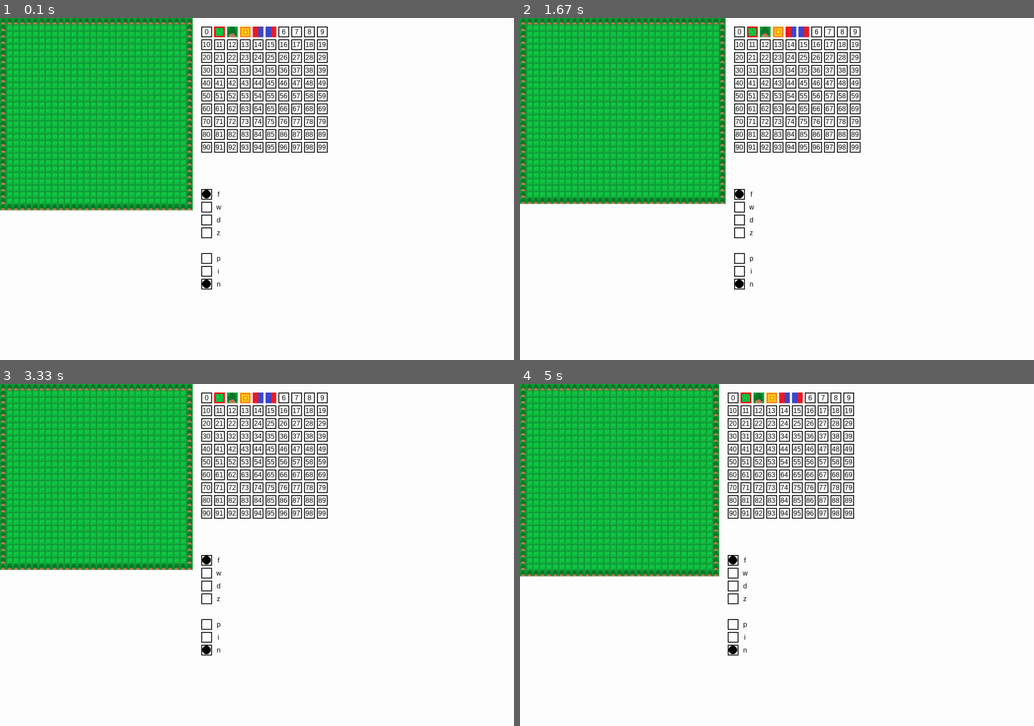
Above: before the commit, frames 1-4 (two rows, left to right).
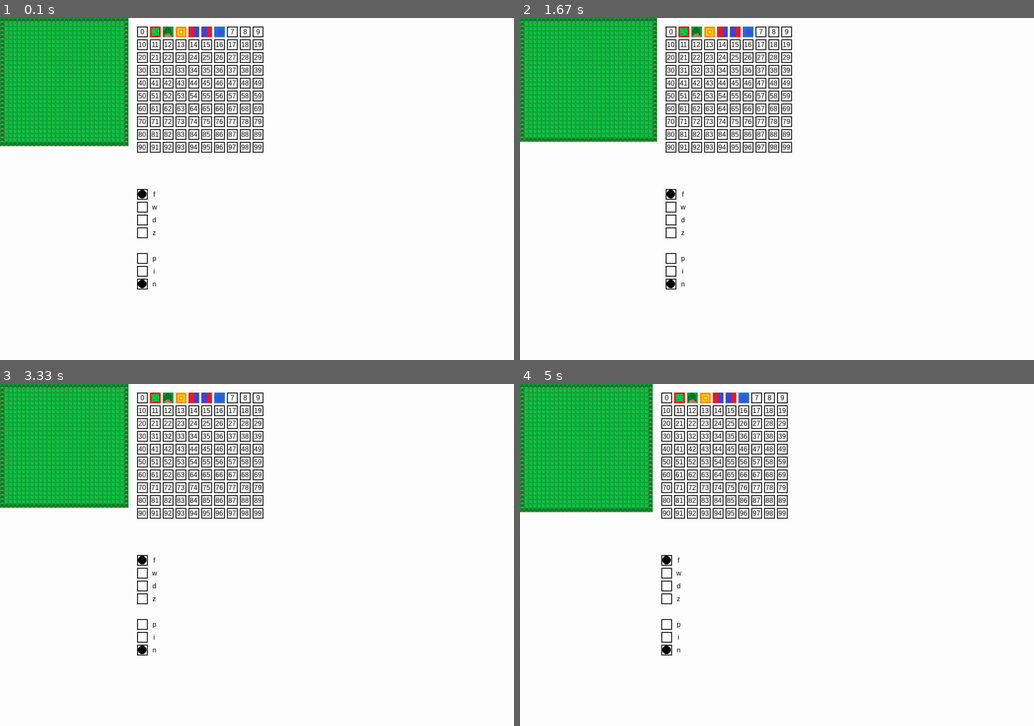
Above: after the commit, the same moments.

Repository: LWhite200/pygames
Game: pygame game, started from Isometric/grid Maker/gridMaker.py
Two runs of this game, one before a commit and one after it. Both use one fixed random seed, a clock stepped at 60 frames per second and the inputs below.
Inputs:
- Up to frame 1 (0.1 s): no input
- Up to frame 2 (1.67 s): hold Right 0.33-0.8 s; hold Up 0.83-1.13 s; hold Right 1.17-1.63 s
- Up to frame 3 (3.33 s): hold Left 1.67-2.2 s; hold Down 2.23-2.53 s; hold Left 2.57-2.97 s; hold Up from 3 s (still down)
- Up to frame 4 (5 s): release Up at 3.37 s; hold Right 3.4-4.03 s; hold Down 4.07-4.43 s; hold Left 4.47-4.93 s; hold Right from 4.97 s (still down)

The runs differ from the first frame. In frame 1, 20% of the frame differs, in the area x 0-64%, y 0-80%; in frame 2, 22%, in the area x 0-67%, y 0-80%; in frame 3, 19%; in frame 4, 22%.

Commit message:
Add files via upload

Diff:
--- a/Isometric/grid Maker/gridMaker.py
+++ b/Isometric/grid Maker/gridMaker.py
@@ -24,7 +24,7 @@
 pygame.font.init()
 FONT = pygame.font.SysFont("Arial", 16)
 
-TILE_SIZE = 15
+TILE_SIZE = 10
 GRID_WIDTH, GRID_HEIGHT = 30, 30
 
 numWarps = 0  # Amount of "11 divisible"
--- /dev/null
+++ b/Isometric/grid Maker/start.txt
@@ -0,0 +1,13 @@
+start = [
+    ["2w|n|", "2w|n|", "2w|n|", "2w|n|", "2w|n|", "2w|n|", "2w|n|", "2w|n|", "6f|n|", "6f|n|", "6f|n|"],
+    ["2w|n|", "1f|n|", "1f|n|", "1f|n|", "1f|n|", "1f|n|", "1f|n|", "1f|n|", "6f|n|", "6f|n|", "6f|n|"],
+    ["2w|n|", "1f|n|", "1f|n|", "1f|n|", "1f|n|", "1f|n|", "1f|n|", "1f|n|", "6f|n|", "6f|n|", "6f|n|"],
+    ["2w|n|", "1f|n|", "1f|n|", "1f|n|", "1f|n|", "1f|n|", "1f|n|", "1f|n|", "1f|n|", "1f|n|", "1f|n|"],
+    ["2w|n|", "1f|n|", "1f|n|", "1f|n|", "1f|n|", "1f|n|", "1f|n|", "1f|n|", "6f|n|", "6f|n|", "6f|n|"],
+    ["2w|n|", "1f|n|", "1f|n|", "1f|n|", "1f|n|", "1f|n|", "1f|n|", "1f|n|", "6f|n|", "6f|n|", "6f|n|"],
+    ["2w|n|", "1f|n|", "1f|n|", "1f|n|", "1f|n|", "1f|n|", "6f|n|", "6f|n|", "6f|n|", "6f|n|", "6f|n|"],
+    ["2w|n|", "1f|n|", "1f|n|", "6f|n|", "6f|n|", "1f|n|", "6f|n|", "6f|n|", "6f|n|", "6f|n|", "6f|n|"],
+    ["6f|n|", "6f|n|", "6f|n|", "6f|n|", "6f|n|", "1f|n|", "6f|n|", "6f|n|", "6f|n|", "6f|n|", "6f|n|"],
+    ["6f|n|", "6f|n|", "6f|n|", "6f|n|", "6f|n|", "1f|n|", "6f|n|", "6f|n|", "6f|n|", "6f|n|", "6f|n|"],
+    ["6f|n|", "6f|n|", "6f|n|", "6f|n|", "6f|n|", "1f|n|", "6f|n|", "6f|n|", "6f|n|", "6f|n|", "6f|n|"],
+]
--- a/Isometric/worldMap.py
+++ b/Isometric/worldMap.py
@@ -1,211 +1,48 @@
-# Only have 0, 1, 2 tiles for now. 0 is nothing, 1 is grass, 2 is a wall and or tree
-# warp zones = 44
+curMap = [[]]        # 2d array  | integers + letter  ' 32f or 99w
+curObjects = [[]]    # hash map  | x,y,type,item_id,number
+curWalls = []        # hash map  | (x,y)
 
-# the object names will be capitalized while the grid's name will not be
-
-startingArea = "warpTest"
-sAs = 0
-
-Areas = []
-
-class Area:
-    def __init__(self, name, warp):
-        self.name = name
-        self.warp = warp  # tuple, first one is the place where it is a warp
-                          # while the second is a tuple with the name of area and their warp zone
-
-    def sendWarp(self, number):
-        if self.warp[number]:  # Checking if a warp exists for that index
-            return self.warp[number][1]  # return the name of the target area
-
-def getNameWarp(curName, curPosition):
-    # Look for the area object that matches curName
-    for area in Areas:
-        if area.name.lower() == curName.lower():  # Match area name (case insensitive)
-            # Iterate through the warp list of the area
-            for warp in area.warp:
-                if warp[0] == curPosition:  # If the current position matches a warp
-                    print(f"Warp found: {warp}")  # Debug statement
-                    return (warp[1][0].lower(), warp[1][1])  # Return the tuple with the new area name and new tile number
-    print(f"No warp found for {curName} at position {curPosition}")  # Debug statement
-    return curName, curPosition  # Return the current name and position if no warp is found
-
-# Returns the grid of a certain name
-def getArea(cur):
-    """
-    Returns the grid of a certain name by dynamically accessing the global variables.
-    Converts the input string to lowercase to match the grid variable names.
-    """
-    cur = cur.lower()  # Convert to lowercase to match variable names
-    try:
-        # Use globals() to dynamically access the grid variable
-        grid = globals().get(cur)
-        if grid is not None:
-            return grid
-        else:
-            print(f"Grid '{cur}' not found.")
-            return []  # Return an empty list if the grid is not found
-    except Exception as e:
-        print(f"Error accessing grid '{cur}': {e}")
-        return []  # Return an empty list in case of any error
-
-# Returns the position player warped or started on
-def getPosition(cur, next):
-    grid = getArea(cur.lower())  # Convert string to grid
-
-    for i in range(len(grid)):
-        for j in range(len(grid[0])):
-            if grid[i][j] == next:
-                return (i, j)  # Return (i, j) as the position of the "next" value
-
-# -------------------------------------------------------------------------
-# -------------------------------------------------------------------------
-
-bird = [
-    [2, 2, 2, 2, 2, 2, 2, 2, 2, 2],
-    [2, 2, 2, 2, 2, 2, 2, 2, 2, 2],
-    [2, 2, 2, 2, 11, 1, 2, 2, 2, 2],
-    [2, 2, 2, 1, 1, 1, 1, 2, 2, 2],
-    [2, 2, 1, 1, 1, 1, 1, 1, 2, 2],
-    [2, 2, 1, 1, 1, 1, 1, 1, 2, 2],
-    [2, 2, 2, 1, 1, 1, 1, 2, 2, 2],
-    [2, 2, 2, 2, 1, 22, 2, 2, 2, 2],
-    [2, 2, 2, 2, 2, 2, 2, 2, 2, 2],
-    [2, 2, 2, 2, 2, 2, 2, 2, 2, 2],
+start = [
+    ["2w|n|", "2w|n|", "2w|n|", "2w|n|", "2w|n|", "2w|n|", "2w|n|", "2w|n|", "6f|n|", "6f|n|", "6f|n|"],
+    ["2w|n|", "1f|n|", "1f|n|", "1f|n|", "1f|n|", "1f|n|", "1f|n|", "1f|n|", "6f|n|", "6f|n|", "6f|n|"],
+    ["2w|n|", "1f|n|", "1f|n|", "1f|n|", "1f|n|", "1f|n|", "1f|n|", "1f|n|", "6f|n|", "6f|n|", "6f|n|"],
+    ["2w|n|", "1f|n|", "1f|n|", "1f|n|", "1f|n|", "1f|n|", "1f|n|", "1f|n|", "1f|n|", "1f|n|", "1f|n|"],
+    ["2w|n|", "1f|n|", "1f|n|", "1f|n|", "1f|n|", "1f|n|", "1f|n|", "1f|n|", "6f|n|", "6f|n|", "6f|n|"],
+    ["2w|n|", "1f|n|", "1f|n|", "1f|n|", "1f|n|", "1f|n|", "1f|n|", "1f|n|", "6f|n|", "6f|n|", "6f|n|"],
+    ["2w|n|", "1f|n|", "1f|n|", "1f|n|", "1f|n|", "1f|n|", "6f|n|", "6f|n|", "6f|n|", "6f|n|", "6f|n|"],
+    ["2w|n|", "1f|n|", "1f|n|", "6f|n|", "6f|n|", "1f|n|", "6f|n|", "6f|n|", "6f|n|", "6f|n|", "6f|n|"],
+    ["6f|n|", "6f|n|", "6f|n|", "6f|n|", "6f|n|", "1f|n|", "6f|n|", "6f|n|", "6f|n|", "6f|n|", "6f|n|"],
+    ["6f|n|", "6f|n|", "6f|n|", "6f|n|", "6f|n|", "1f|n|", "6f|n|", "6f|n|", "6f|n|", "6f|n|", "6f|n|"],
+    ["6f|n|", "6f|n|", "6f|n|", "6f|n|", "6f|n|", "1f|n|", "6f|n|", "6f|n|", "6f|n|", "6f|n|", "6f|n|"],
 ]
 
-ele = [
-    [2, 2, 2, 2, 2, 2, 2, 2, 2, 2],
-    [2, 11, 1, 1, 2, 2, 1, 1, 1, 2],
-    [2, 1, 1, 1, 2, 2, 1, 1, 1, 2],
-    [2, 1, 1, 1, 2, 2, 1, 1, 1, 2],
-    [2, 2, 2, 1, 1, 1, 1, 2, 2, 2],
-    [2, 2, 2, 1, 1, 1, 1, 2, 2, 2],
-    [2, 1, 1, 1, 2, 2, 1, 1, 1, 2],
-    [2, 1, 1, 1, 2, 2, 1, 1, 1, 2],
-    [2, 1, 1, 1, 2, 2, 1, 1, 22, 2],
-    [2, 2, 2, 2, 2, 2, 2, 2, 2, 2],
-]
+# Reads the array and separates information
+def getMap(mapName):
+    global curMap, curObjects, curWalls
+    curMap = globals().get(mapName, None)  # global 2d array of the same name
+    res = []  # Initialize res as an empty list
 
-field = [
-    [2, 2, 2, 2, 2, 2, 2, 2, 2, 2, 2, 2, 2, 2, 2, 2, 2, 2, 2, 2, 2, 2, 2, 2, 2, 2, 2, 2, 2, 2, 2, 2, 2, 2, 2, 2, 2, 2],
-    [2, 2, 2, 2, 2, 2, 2, 2, 2, 2, 2, 2, 2, 2, 2, 2, 2, 2, 2, 2, 2, 2, 2, 2, 2, 2, 2, 2, 2, 2, 2, 2, 2, 2, 2, 2, 2, 2],
-    [2, 2, 2, 2, 2, 2, 2, 2, 2, 2, 2, 2, 2, 2, 2, 2, 2, 2, 2, 2, 2, 2, 2, 2, 2, 2, 2, 2, 2, 2, 2, 2, 2, 2, 2, 2, 2, 2],
-    [2, 2, 2, 2, 2, 2, 2, 2, 2, 2, 2, 2, 2, 2, 2, 2, 2, 2, 2, 2, 2, 2, 2, 2, 2, 2, 2, 2, 2, 2, 2, 2, 2, 2, 2, 2, 2, 2],
-    [2, 2, 2, 2, 11, 1, 1, 1, 1, 1, 1, 1, 1, 1, 1, 1, 1, 1, 1, 1, 1, 1, 1, 1, 1, 1, 1, 1, 1, 1, 1, 1, 1, 1, 2, 2, 2, 2],
-    [2, 2, 2, 2, 1, 1, 1, 1, 1, 1, 1, 1, 1, 1, 1, 1, 1, 1, 1, 1, 1, 1, 1, 1, 1, 1, 1, 1, 1, 1, 1, 1, 1, 1, 2, 2, 2, 2],
-    [2, 2, 2, 2, 1, 1, 1, 1, 1, 1, 1, 1, 1, 1, 1, 1, 1, 1, 1, 1, 1, 1, 1, 1, 1, 1, 2, 1, 2, 1, 1, 1, 1, 1, 2, 2, 2, 2],
-    [2, 2, 2, 2, 1, 1, 1, 1, 1, 1, 1, 1, 1, 1, 1, 1, 1, 1, 1, 2, 1, 1, 1, 1, 1, 1, 1, 2, 1, 1, 1, 1, 1, 1, 2, 2, 2, 2],
-    [2, 2, 2, 2, 1, 1, 1, 1, 1, 1, 1, 2, 1, 1, 1, 1, 1, 1, 2, 1, 2, 1, 1, 1, 1, 1, 2, 1, 2, 1, 1, 1, 1, 1, 2, 2, 2, 2],
-    [2, 2, 2, 2, 1, 1, 1, 1, 1, 1, 2, 1, 2, 1, 1, 1, 1, 1, 1, 2, 1, 1, 1, 1, 1, 1, 1, 1, 1, 1, 1, 1, 1, 1, 2, 2, 2, 2],
-    [2, 2, 2, 2, 1, 1, 1, 1, 1, 1, 1, 2, 1, 1, 1, 1, 1, 1, 1, 1, 1, 1, 1, 2, 1, 1, 1, 1, 1, 1, 1, 1, 1, 1, 2, 2, 2, 2],
-    [2, 2, 2, 2, 1, 1, 1, 1, 1, 1, 1, 1, 1, 1, 1, 1, 1, 1, 1, 1, 1, 1, 2, 1, 2, 1, 1, 1, 1, 1, 1, 1, 1, 1, 2, 2, 2, 2],
-    [2, 2, 2, 2, 1, 1, 1, 1, 1, 1, 1, 1, 1, 2, 1, 1, 1, 1, 1, 1, 1, 1, 1, 2, 1, 1, 1, 1, 1, 1, 1, 1, 1, 1, 2, 2, 2, 2],
-    [2, 2, 2, 2, 1, 1, 1, 1, 1, 1, 1, 1, 2, 1, 2, 1, 1, 1, 1, 1, 1, 1, 1, 1, 1, 1, 1, 1, 1, 1, 1, 1, 1, 1, 2, 2, 2, 2],
-    [2, 2, 2, 2, 1, 1, 1, 1, 1, 1, 1, 1, 1, 2, 1, 1, 1, 1, 1, 1, 1, 1, 1, 1, 1, 1, 1, 1, 1, 1, 1, 1, 1, 1, 2, 2, 2, 2],
-    [2, 2, 2, 2, 1, 1, 1, 1, 2, 2, 1, 1, 1, 1, 1, 1, 1, 1, 1, 1, 1, 1, 1, 1, 1, 1, 1, 1, 1, 2, 1, 2, 1, 1, 2, 2, 2, 2],
-    [2, 2, 2, 2, 1, 1, 1, 1, 1, 1, 2, 1, 1, 1, 1, 1, 1, 1, 1, 1, 1, 1, 1, 1, 1, 1, 1, 1, 1, 1, 2, 1, 1, 1, 2, 2, 2, 2],
-    [2, 2, 2, 2, 1, 1, 1, 1, 1, 1, 1, 2, 1, 1, 1, 1, 1, 1, 1, 1, 1, 1, 1, 1, 1, 1, 1, 1, 1, 2, 1, 2, 1, 1, 2, 2, 2, 2],
-    [2, 2, 2, 2, 1, 1, 1, 1, 1, 1, 1, 1, 1, 1, 1, 1, 1, 1, 1, 1, 1, 2, 1, 1, 1, 1, 1, 1, 1, 1, 1, 1, 1, 1, 2, 2, 2, 2],
-    [2, 2, 2, 2, 1, 1, 1, 1, 1, 1, 1, 1, 1, 1, 1, 1, 1, 1, 1, 1, 2, 1, 2, 1, 1, 1, 1, 1, 1, 1, 1, 1, 1, 1, 2, 2, 2, 2],
-    [2, 2, 2, 2, 1, 1, 1, 1, 1, 1, 1, 1, 1, 1, 1, 1, 1, 1, 1, 1, 1, 2, 1, 1, 1, 1, 1, 1, 1, 1, 1, 1, 1, 1, 2, 2, 2, 2],
-    [2, 2, 2, 2, 1, 1, 1, 1, 1, 1, 1, 1, 1, 1, 1, 1, 1, 1, 1, 1, 1, 1, 1, 1, 1, 1, 1, 1, 1, 1, 1, 1, 1, 1, 2, 2, 2, 2],
-    [2, 2, 2, 2, 1, 1, 1, 1, 1, 1, 1, 1, 1, 1, 1, 1, 1, 1, 1, 1, 1, 1, 1, 1, 1, 1, 1, 1, 1, 1, 1, 1, 1, 1, 2, 2, 2, 2],
-    [2, 2, 2, 2, 1, 1, 1, 1, 1, 2, 2, 1, 1, 1, 1, 1, 1, 1, 1, 1, 1, 1, 1, 1, 1, 1, 1, 1, 1, 1, 1, 1, 1, 1, 2, 2, 2, 2],
-    [2, 2, 2, 2, 1, 1, 1, 1, 2, 1, 1, 2, 1, 1, 1, 1, 1, 1, 1, 1, 1, 1, 1, 1, 1, 1, 1, 1, 1, 1, 1, 1, 1, 1, 2, 2, 2, 2],
-    [2, 2, 2, 2, 1, 1, 1, 1, 2, 1, 1, 2, 1, 1, 1, 1, 1, 1, 1, 1, 1, 1, 1, 1, 1, 1, 1, 1, 1, 1, 1, 1, 1, 22, 2, 2, 2, 2],
-    [2, 2, 2, 2, 2, 2, 2, 2, 2, 2, 2, 2, 2, 2, 2, 2, 2, 2, 2, 2, 2, 2, 2, 2, 2, 2, 2, 2, 2, 2, 2, 2, 2, 2, 2, 2, 2, 2],
-    [2, 2, 2, 2, 2, 2, 2, 2, 2, 2, 2, 2, 2, 2, 2, 2, 2, 2, 2, 2, 2, 2, 2, 2, 2, 2, 2, 2, 2, 2, 2, 2, 2, 2, 2, 2, 2, 2],
-    [2, 2, 2, 2, 2, 2, 2, 2, 2, 2, 2, 2, 2, 2, 2, 2, 2, 2, 2, 2, 2, 2, 2, 2, 2, 2, 2, 2, 2, 2, 2, 2, 2, 2, 2, 2, 2, 2],
-    [2, 2, 2, 2, 2, 2, 2, 2, 2, 2, 2, 2, 2, 2, 2, 2, 2, 2, 2, 2, 2, 2, 2, 2, 2, 2, 2, 2, 2, 2, 2, 2, 2, 2, 2, 2, 2, 2],
-]
+    for i in range(len(curMap)):
+        row = []  # Initialize a new row
+        for j in range(len(curMap[0])):
+            # string "2w|n|"
+            curString = curMap[i][j].split("|")
+            row.append(curString[0])  # Append the first element of curString to the row
 
-gir = [
-    [2, 2, 2, 2, 2, 2, 2, 2, 2, 2, 2, 2, 2, 2, 2, 2, 2, 2, 2, 2],
-    [2, 1, 1, 1, 1, 1, 1, 1, 1, 11, 1, 1, 1, 1, 1, 1, 1, 1, 1, 2],
-    [2, 1, 1, 1, 1, 1, 1, 1, 1, 1, 1, 1, 1, 1, 1, 1, 1, 1, 1, 2],
-    [2, 2, 2, 2, 2, 2, 2, 1, 1, 1, 1, 1, 2, 2, 2, 2, 2, 2, 2, 2],
-    [2, 1, 1, 1, 1, 1, 1, 1, 1, 1, 1, 1, 1, 1, 1, 1, 1, 1, 1, 2],
-    [2, 1, 1, 1, 1, 1, 1, 1, 1, 1, 1, 1, 1, 1, 1, 1, 1, 1, 1, 2],
-    [2, 1, 1, 1, 1, 1, 1, 1, 1, 1, 1, 1, 1, 1, 1, 1, 1, 1, 1, 2],
-    [2, 1, 1, 1, 1, 1, 1, 1, 1, 1, 1, 1, 1, 1, 1, 1, 1, 1, 1, 2],
-    [2, 1, 1, 1, 1, 1, 1, 1, 1, 1, 1, 1, 1, 1, 1, 1, 1, 1, 1, 2],
-    [2, 1, 2, 2, 2, 2, 2, 2, 2, 1, 2, 2, 2, 2, 2, 2, 2, 2, 2, 2],
-    [2, 1, 1, 1, 1, 1, 1, 1, 1, 1, 1, 1, 1, 1, 1, 1, 1, 1, 1, 2],
-    [2, 1, 1, 1, 1, 1, 1, 1, 1, 1, 1, 1, 1, 1, 1, 1, 1, 1, 1, 2],
-    [2, 1, 1, 1, 1, 1, 1, 1, 1, 1, 1, 1, 1, 1, 1, 1, 1, 1, 1, 2],
-    [2, 1, 1, 1, 1, 1, 1, 1, 1, 1, 1, 1, 1, 1, 1, 1, 1, 1, 1, 2],
-    [2, 1, 1, 1, 1, 1, 1, 1, 1, 1, 1, 1, 1, 1, 1, 1, 1, 1, 1, 2],
-    [2, 2, 2, 2, 2, 2, 2, 1, 1, 1, 1, 1, 2, 2, 2, 2, 2, 2, 2, 2],
-    [2, 1, 1, 1, 1, 1, 1, 1, 1, 1, 1, 1, 1, 1, 1, 1, 1, 1, 1, 2],
-    [2, 1, 1, 1, 1, 1, 1, 1, 1, 22, 1, 1, 1, 1, 1, 1, 1, 1, 1, 2],
-    [2, 2, 2, 2, 2, 2, 2, 2, 2, 2, 2, 2, 2, 2, 2, 2, 2, 2, 2, 2],
-]
+            if "d" in curString[0]:  # Check if "d" is in the first part of the string
+                curWalls.append((i, j))  # Add the coordinate to curWalls
 
-park = [
-    [2, 2, 2, 2, 2, 2, 2, 2, 2, 2, 2, 2, 2, 2, 2, 2, 2, 2, 2, 2, 2, 2, 2, 2, 2, 2, 2, 2, 2],
-    [2, 2, 2, 2, 2, 2, 2, 2, 2, 2, 2, 2, 2, 2, 2, 2, 2, 2, 2, 2, 2, 2, 2, 2, 2, 2, 2, 2, 2],
-    [2, 2, 2, 2, 2, 2, 2, 2, 2, 2, 2, 2, 2, 2, 2, 2, 2, 2, 2, 2, 2, 22, 2, 2, 2, 2, 2, 2, 2],
-    [2, 2, 2, 2, 2, 1, 1, 1, 1, 2, 2, 1, 1, 1, 1, 2, 2, 1, 1, 1, 1, 1, 1, 1, 1, 1, 2, 2, 2],
-    [2, 2, 2, 2, 11, 1, 1, 1, 1, 2, 2, 1, 1, 1, 1, 2, 2, 1, 1, 1, 1, 1, 1, 1, 1, 1, 2, 2, 2],
-    [2, 2, 2, 2, 2, 1, 1, 1, 1, 2, 2, 1, 1, 1, 1, 1, 1, 1, 1, 1, 1, 1, 1, 1, 1, 1, 2, 2, 2],
-    [2, 2, 2, 2, 2, 1, 1, 1, 1, 2, 2, 1, 1, 1, 1, 2, 2, 1, 1, 1, 1, 1, 1, 1, 1, 1, 2, 2, 2],
-    [2, 2, 2, 2, 2, 1, 1, 1, 1, 2, 2, 1, 1, 1, 1, 2, 2, 1, 1, 1, 1, 1, 1, 1, 1, 1, 2, 2, 2],
-    [2, 2, 2, 2, 2, 1, 1, 1, 1, 2, 2, 1, 1, 1, 1, 2, 2, 1, 1, 1, 1, 1, 1, 1, 1, 1, 2, 2, 2],
-    [2, 2, 2, 2, 2, 1, 1, 1, 1, 2, 2, 2, 2, 2, 2, 2, 2, 1, 1, 1, 1, 1, 1, 1, 1, 1, 2, 2, 2],
-    [2, 2, 2, 2, 2, 1, 1, 1, 1, 2, 2, 2, 2, 2, 2, 2, 2, 1, 1, 1, 1, 1, 1, 1, 1, 1, 2, 2, 2],
-    [2, 2, 2, 2, 2, 1, 1, 1, 1, 2, 2, 1, 1, 1, 1, 1, 1, 1, 1, 1, 1, 1, 1, 1, 1, 1, 2, 2, 2],
-    [2, 2, 2, 2, 2, 1, 1, 1, 1, 2, 2, 1, 1, 1, 1, 1, 1, 1, 1, 1, 1, 1, 1, 1, 1, 1, 2, 2, 2],
-    [2, 2, 2, 2, 2, 1, 1, 1, 1, 2, 2, 1, 1, 1, 1, 1, 1, 1, 1, 1, 1, 1, 1, 1, 1, 1, 2, 2, 2],
-    [2, 2, 2, 2, 2, 1, 1, 1, 1, 2, 2, 1, 1, 1, 1, 1, 1, 1, 1, 1, 1, 1, 1, 1, 1, 1, 2, 2, 2],
-    [2, 2, 2, 2, 2, 1, 1, 1, 1, 2, 2, 1, 1, 1, 1, 1, 1, 1, 1, 1, 1, 1, 1, 1, 1, 1, 2, 2, 2],
-    [2, 2, 2, 2, 2, 1, 1, 1, 1, 2, 2, 1, 1, 1, 2, 2, 2, 2, 2, 2, 2, 2, 2, 2, 2, 2, 2, 2, 2],
-    [2, 2, 2, 2, 2, 1, 1, 1, 1, 2, 2, 1, 1, 1, 2, 2, 2, 2, 2, 2, 2, 2, 2, 2, 2, 2, 2, 2, 2],
-    [2, 2, 2, 2, 2, 1, 1, 1, 1, 1, 1, 1, 1, 1, 1, 1, 1, 1, 1, 1, 1, 1, 1, 1, 1, 1, 2, 2, 2],
-    [2, 2, 2, 2, 2, 1, 1, 1, 1, 1, 1, 1, 1, 1, 1, 1, 1, 1, 1, 1, 1, 1, 1, 1, 1, 1, 2, 2, 2],
-    [2, 2, 2, 2, 2, 2, 2, 2, 2, 2, 2, 2, 2, 2, 2, 2, 2, 2, 2, 2, 2, 2, 2, 2, 2, 2, 2, 2, 2],
-    [2, 2, 2, 2, 2, 2, 2, 2, 2, 2, 2, 2, 2, 2, 2, 2, 2, 2, 2, 2, 2, 2, 2, 2, 2, 2, 2, 2, 2],
-    [2, 2, 2, 2, 2, 2, 2, 2, 2, 2, 2, 2, 2, 2, 2, 2, 2, 2, 2, 2, 2, 2, 2, 2, 2, 2, 2, 2, 2],
-    [2, 2, 2, 2, 2, 2, 2, 2, 2, 2, 2, 2, 2, 2, 2, 2, 2, 2, 2, 2, 2, 2, 2, 2, 2, 2, 2, 2, 2],
-]
+            if curString[1] != 'n':  # If the second part is not 'n'
+                curObjects.append(curString[1])  # Append the second element (type) to curObjects
 
-start = [
-    [2, 2, 2, 2, 2, 2, 2, 2, 2, 2, 2, 2, 2, 2, 2, 2, 2, 2, 2, 2, 2, 2, 2, 2, 2, 2, 2, 2, 2, 2, 2, 2],
-    [2, 2, 2, 2, 2, 2, 2, 2, 2, 2, 2, 2, 2, 2, 2, 2, 2, 2, 2, 2, 2, 2, 2, 2, 2, 2, 2, 2, 2, 2, 2, 2],
-    [2, 2, 2, 2, 2, 2, 2, 2, 2, 2, 2, 2, 2, 2, 2, 2, 2, 2, 2, 2, 2, 2, 2, 2, 2, 2, 2, 2, 2, 2, 2, 2],
-    [2, 2, 2, 2, 2, 2, 2, 2, 2, 2, 2, 2, 2, 2, 2, 2, 2, 2, 2, 2, 2, 2, 2, 2, 2, 2, 2, 2, 2, 2, 2, 2],
-    [2, 2, 2, 2, 1, 1, 2, 2, 2, 2, 2, 2, 2, 1, 1, 1, 1, 1, 1, 1, 2, 2, 2, 2, 2, 1, 1, 1, 2, 2, 2, 2],
-    [2, 2, 2, 2, 1, 1, 2, 2, 2, 2, 2, 2, 2, 1, 1, 1, 1, 1, 1, 1, 2, 2, 2, 11, 2, 1, 1, 1, 2, 2, 2, 2],
-    [2, 2, 2, 2, 1, 1, 1, 1, 1, 1, 1, 1, 1, 1, 1, 1, 1, 1, 1, 1, 1, 1, 1, 1, 1, 1, 1, 1, 2, 2, 2, 2],
-    [2, 2, 2, 22, 1, 1, 1, 1, 1, 1, 1, 1, 1, 1, 1, 1, 1, 1, 1, 1, 1, 1, 1, 1, 1, 1, 1, 1, 33, 2, 2, 2],
-    [2, 2, 2, 2, 1, 1, 1, 1, 1, 1, 1, 1, 1, 1, 1, 1, 1, 1, 1, 1, 1, 1, 1, 1, 1, 1, 1, 1, 2, 2, 2, 2],
-    [2, 2, 2, 2, 1, 1, 1, 1, 1, 1, 1, 1, 1, 1, 1, 1, 1, 1, 1, 1, 1, 1, 1, 1, 1, 1, 1, 1, 2, 2, 2, 2],
-    [2, 2, 2, 2, 1, 1, 1, 1, 1, 1, 1, 1, 1, 1, 1, 1, 1, 1, 1, 1, 1, 2, 2, 2, 2, 2, 1, 1, 2, 2, 2, 2],
-    [2, 2, 2, 2, 1, 1, 1, 1, 1, 1, 1, 1, 1, 1, 1, 1, 1, 1, 1, 1, 1, 2, 2, 2, 2, 2, 1, 1, 2, 2, 2, 2],
-    [2, 2, 2, 2, 1, 1, 1, 1, 1, 1, 1, 1, 1, 1, 1, 1, 1, 1, 1, 1, 1, 2, 2, 2, 2, 2, 1, 1, 2, 2, 2, 2],
-    [2, 2, 2, 2, 1, 1, 1, 1, 1, 1, 1, 1, 1, 1, 1, 1, 1, 1, 1, 1, 1, 1, 1, 1, 1, 1, 1, 1, 2, 2, 2, 2],
-    [2, 2, 2, 2, 2, 2, 2, 2, 2, 2, 2, 2, 2, 2, 2, 2, 2, 2, 2, 2, 2, 2, 2, 2, 2, 2, 2, 2, 2, 2, 2, 2],
-    [2, 2, 2, 2, 2, 2, 2, 2, 2, 2, 2, 2, 2, 2, 2, 2, 2, 2, 2, 2, 2, 2, 2, 2, 2, 2, 2, 2, 2, 2, 2, 2],
-    [2, 2, 2, 2, 2, 2, 2, 2, 2, 2, 2, 2, 2, 2, 2, 2, 2, 2, 2, 2, 2, 2, 2, 2, 2, 2, 2, 2, 2, 2, 2, 2],
-    [2, 2, 2, 2, 2, 2, 2, 2, 2, 2, 2, 2, 2, 2, 2, 2, 2, 2, 2, 2, 2, 2, 2, 2, 2, 2, 2, 2, 2, 2, 2, 2],
-]
+        res.append(row)  # After processing each row, append it to the res 2D array
 
-def main():
-    Areas.append(Area("bird", [(11, ("gir", 22)), (22, ("ele", 11))]))
-    Areas.append(Area("ele", [(11, ("bird", 22)), (22, ("gir", 11))]))
-    Areas.append(Area("field", [(11, ("park", 22)), (22, ("field", 22))]))
-    Areas.append(Area("gir", [(11, ("ele", 22)), (22, ("bird", 11))]))
-    Areas.append(Area("park", [(11, ("start", 11)), (22, ("field", 11))]))
-    Areas.append(Area("start", [(11, ("park", 11)), (22, ("field", 22)), (33, ("bird", 22))]))
+    return res
 
 
-
-if __name__ == "__main__":
-    main()
-
-
-
-
-
-if __name__ == "__main__":
-    main()
+def getCollision(x, y):
+    # Check if (x, y) is in the list of curWalls
+    if (x, y) in curWalls:
+        return True
+    else:
+        return False
Binary file added: Isometric/grid Maker/tiles/6.png
